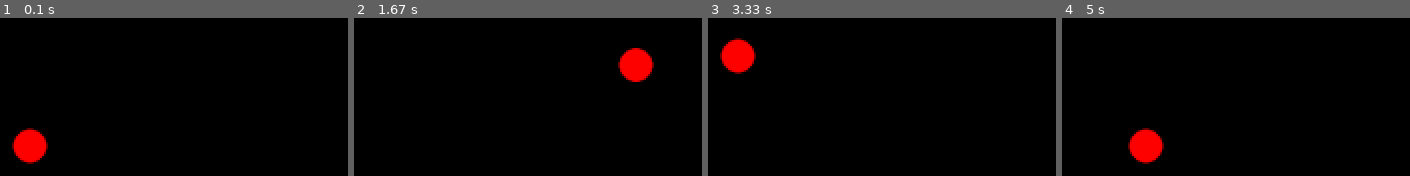
Above: before the commit, frames 1-4 (left to right).
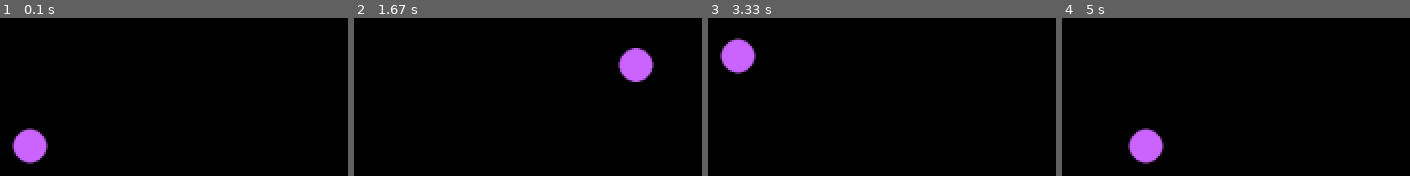
Above: after the commit, the same moments.

Repository: KATINEW0413/PyGame
Game: pygame game, started from FirstPyGame.py
Two runs of this game, one before a commit and one after it. Both use one fixed random seed, a clock stepped at 60 frames per second and the inputs below.
Inputs:
- Up to frame 1 (0.1 s): no input
- Up to frame 2 (1.67 s): hold Right 0.33-0.8 s; hold Up 0.83-1.13 s; hold Right 1.17-1.63 s
- Up to frame 3 (3.33 s): hold Left 1.67-2.2 s; hold Down 2.23-2.53 s; hold Left 2.57-2.97 s; hold Up from 3 s (still down)
- Up to frame 4 (5 s): release Up at 3.37 s; hold Right 3.4-4.03 s; hold Down 4.07-4.43 s; hold Left 4.47-4.93 s; hold Right from 4.97 s (still down)

The runs differ from the first frame. In frame 1, 1.8% of the frame differs, in the area x 3-14%, y 69-93%; in frame 2, 1.7%; in frame 3, 1.8%; in frame 4, 1.8%.

Commit message:
생성되는 circle을 보라색으로 변경
RGB (204, 102, 255). 이전 Commit에서는 방향키를 누를 때 마다 방향(UP, DOWN, RIGHT, LEFT)의 문자가 출력 되는 코드 삭제.

Diff:
--- a/FirstPyGame.py
+++ b/FirstPyGame.py
@@ -30,16 +30,12 @@
         if event.type == pygame.KEYDOWN:
             if event.key == pygame.K_UP:
                 up_go = True
-                print("UP")
             if event.key == pygame.K_DOWN:
                 down_go = True
-                print("DOWN")
             if event.key == pygame.K_RIGHT:
                 right_go = True
-                print("RIGHT")
             if event.key == pygame.K_LEFT:
                 left_go = True
-                print("LEFT")
         if event.type == pygame.KEYUP:
             if event.key == pygame.K_UP:
                 up_go = False
@@ -68,7 +64,7 @@
             x_pos = 0
 
     background.fill((0, 0, 0))
-    pygame.draw.circle(background, (255, 0, 0), (x_pos, y_pos), 15)
+    pygame.draw.circle(background, (204, 102, 255), (x_pos, y_pos), 15)
     pygame.display.update()
 
 pygame.quit()
